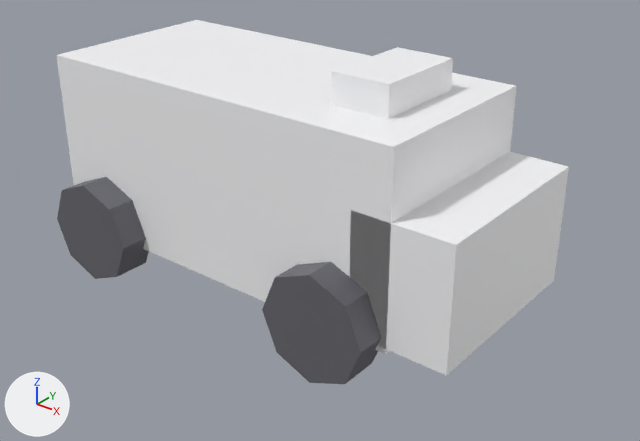
One commit to the glTF model public/studio/v2.15.0/d_ambulance/model.glb: the scene before it, then after it.
The view is the same before and after, from a 50 mm camera at (5.63, -6.32, 3.71) aimed at (0.63, -0.06, -0.17). The lights are fixed; the arrows at lower left show +X, +Y and +Z. The first picture is the older version. Where no turn or scale is listed for an object, it has been applied to the vertices.

The first picture shows 'part0', 'part1', 'part2', 'part4', 'part6'.
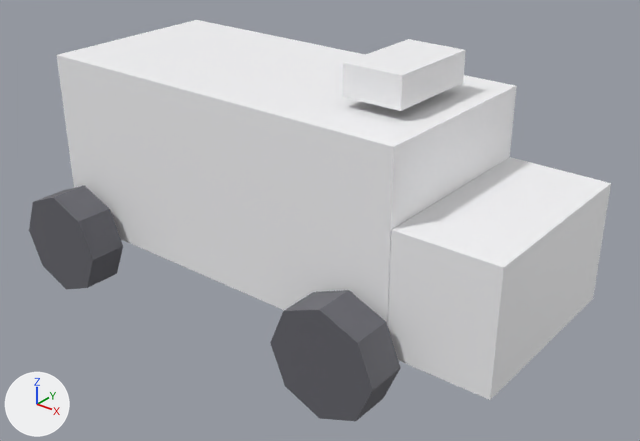
Pixel boxes (x1, y1, x2, y2) of what changed, in the pictures (640 x 441 px):
'part1', moved: before (350, 152, 569, 375); after (388, 157, 611, 400)
'part4', moved: before (262, 262, 382, 384); after (270, 290, 401, 421)
'part6', moved: before (57, 177, 149, 279); after (29, 186, 123, 290)
'part2', moved: before (331, 47, 453, 119); after (342, 39, 466, 111)

Edits to the bpy script that builds the scene:
```text
Change me_geometry_1:
    used by ob_part1; location = (0.0, 0.0, 0.0)
    remove me_geometry_1.from_pydata(...)  # 8 vertices, 12 faces; spans x 1.7..2.7, y -1.0..1.0, z -0.6..0.6
    add me_geometry_1.from_pydata(...)  # 8 vertices, 12 faces; spans x 2.11..3.11, y -1.0..1.0, z -0.66..0.54
    me_geometry_1 part 1: the whole mesh is moved by (0.41, 0.0, -0.06)
Change me_geometry_2:
    used by ob_part2; location = (0.0, 0.0, 0.0)
    remove me_geometry_2.from_pydata(...)  # 8 vertices, 12 faces; spans x 1.1..1.7, y -0.5..0.5, z 1.25..1.55
    add me_geometry_2.from_pydata(...)  # 8 vertices, 12 faces; spans x 1.221..1.821, y -0.5..0.5, z 1.345..1.645
    me_geometry_2 part 2: the whole mesh is moved by (0.121, 0.0, 0.095)
Change me_geometry_4:
    used by ob_part4; location = (0.0, 0.0, 0.0)
    remove me_geometry_4.from_pydata(...)  # 18 vertices, 32 faces; spans x 0.95..2.05, y -1.3..-0.9, z -1.05..0.05
    add me_geometry_4.from_pydata(...)  # 18 vertices, 32 faces; spans x 1.217..2.317, y -1.496..-1.096, z -1.192..-0.092
    me_geometry_4 part 3: the whole mesh is moved by (0.267, -0.196, -0.142)
Change me_geometry_6:
    used by ob_part6; location = (0.0, 0.0, 0.0)
    remove me_geometry_6.from_pydata(...)  # 18 vertices, 32 faces; spans x -2.05..-0.95, y -1.3..-0.9, z -1.05..0.05
    add me_geometry_6.from_pydata(...)  # 18 vertices, 32 faces; spans x -2.317..-1.217, y -1.496..-1.096, z -1.192..-0.092
    me_geometry_6 part 4: the whole mesh is moved by (-0.267, -0.196, -0.142)
```
